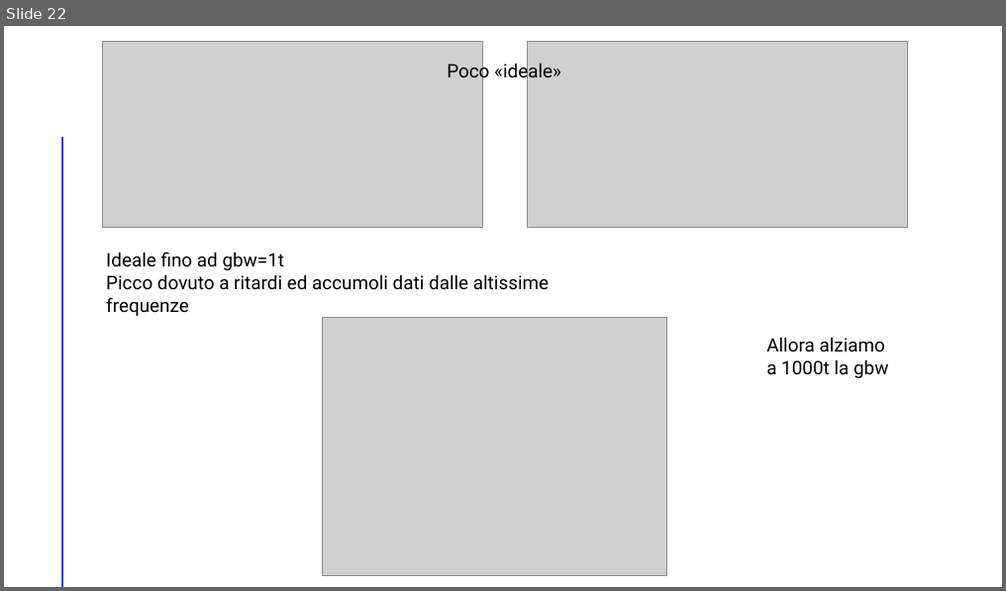
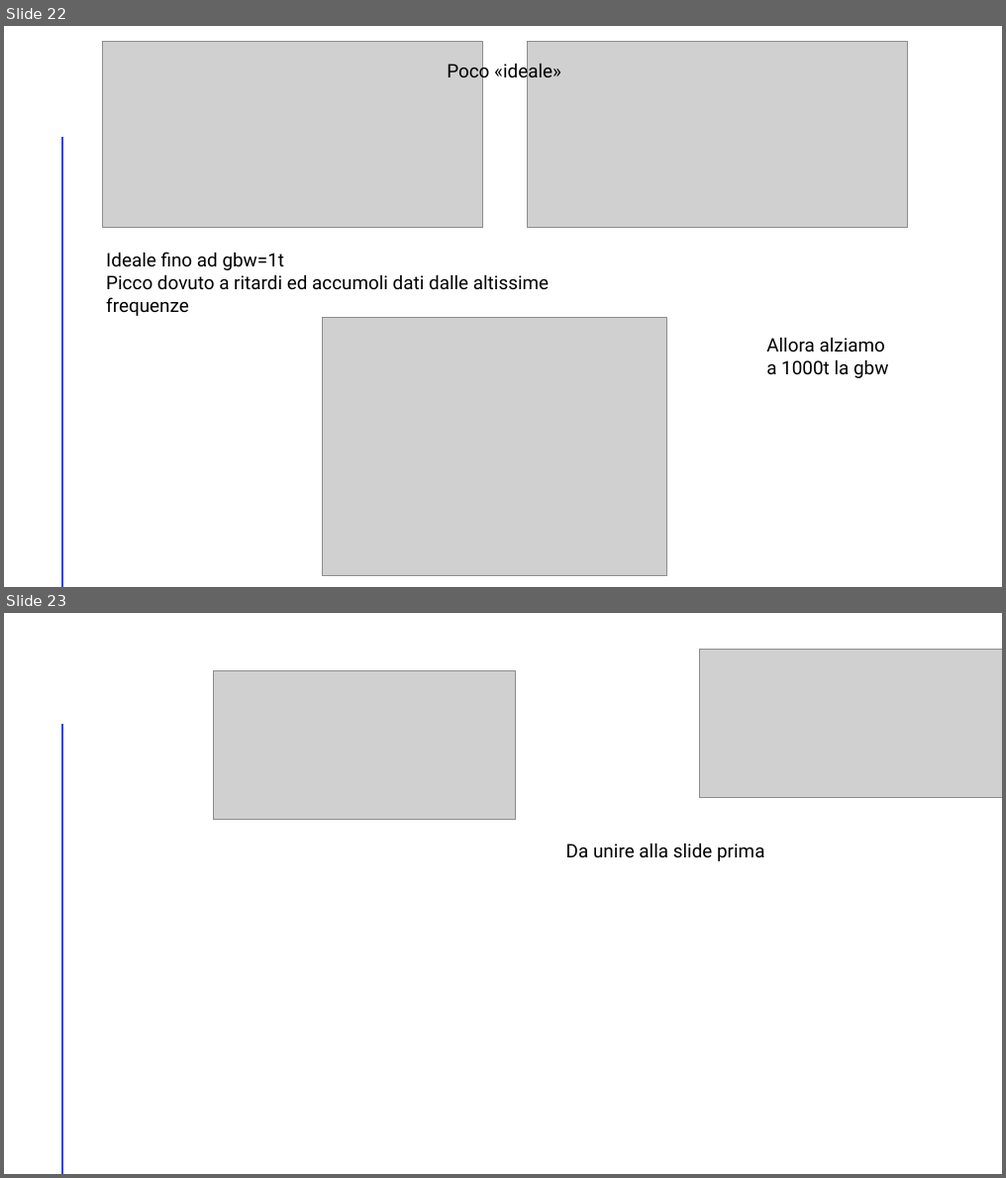
Before and after one commit to RiccardoSC2050/Progetto-sistemi-elettronici, a slide deck: presentazione/presentazione.pptx. Shown one above the other, each under a label of ours: slide 22 before the commit, slides 22 and 23 after it. The pictures are 1006x591 and 1006x1178 pixels, drawn with LibreOffice and Linux fonts; fonts in the diff are those of the drawing; grey boxes stand for pictures. Boxes give left, top, right and bottom in pixels: in the first picture for what was removed or moved away, otherwise in the second. Text is boxed around its words. In the diff, an @@ line names an element or a change of style, - is before the commit and + after.

```diff
--- a/presentazione/presentazione.pptx
+++ b/presentazione/presentazione.pptx
@@ slide 23 added at <box>4,613,1002,1174</box>, background #FFFFFF; not listed: 1 template element that a slide beside it also shows @@
@@ picture added at <box>214,671,516,820</box> @@
@@ picture added at <box>699,649,1002,797</box> @@
@@ text added at <box>566,843,764,861</box>, 18 pt, text #000000 @@
+Da unire alla slide prima
```
Also in this commit, not shown: 10 slides changed, 4 other slides added, 2 slides removed, 11 other files.
